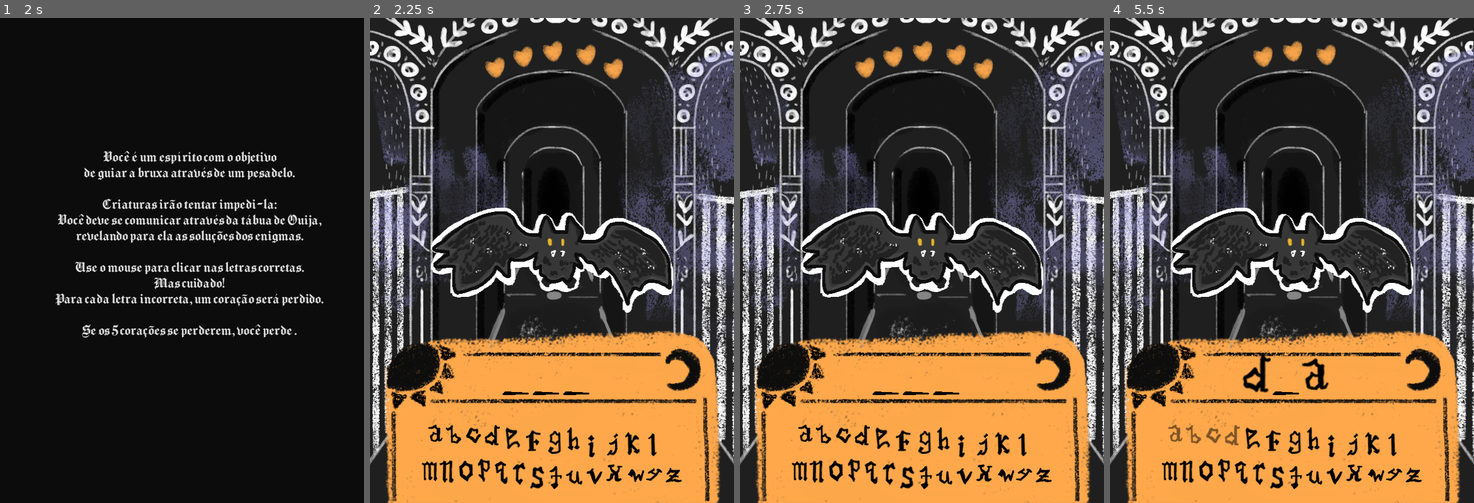
Above: before the commit, frames 1-4 (left to right).
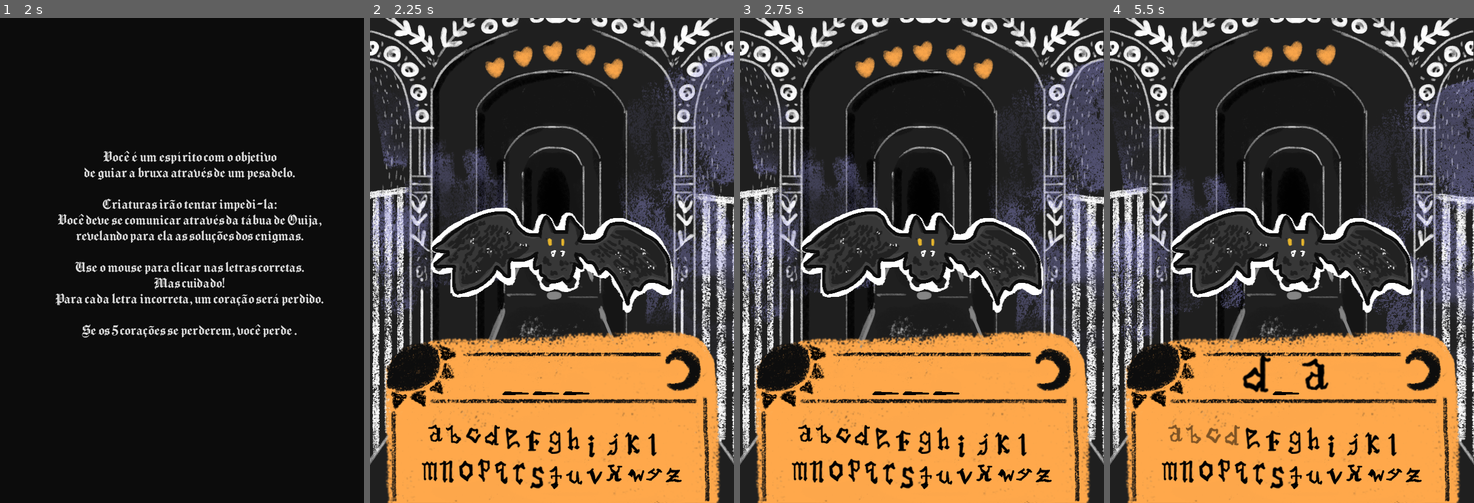
Above: after the commit, the same moments.

Repository: kcabra/ouija
Game: Godot game, scene res://scenes/title.tscn
The game is run twice, just before and just after one commit, with the same random seed, the same clock (stepped at 60 frames per second) and the same inputs.
Inputs (mouse positions are in pixels of both pictures, inside the frame that each line leads up to):
- Up to frame 1 (2 s): click (182, 381) at 0.5 s; click (182, 381) at 1.25 s
- Up to frame 2 (2.25 s): click (552, 381) at 2 s
- Up to frame 3 (2.75 s): no input
- Up to frame 4 (5.5 s): click (1175, 435) at 2.75 s; click (1193, 435) at 3.5 s; click (1211, 435) at 4.25 s; click (1230, 435) at 5 s

Frame 1 is identical in both runs. In frame 2, 4.1% of the frame differs, in the area x 0-100%, y 6-71%; in frame 3, 5.8%; in frame 4, 9.6%, in the area x 0-100%, y 6-73%.

Commit message:
added floating fog

Diff:
--- a/game.tscn
+++ b/game.tscn
@@ -38,13 +38,30 @@
 [ext_resource path="res://scenes/cards.tscn" type="PackedScene" id=36]
 
 [sub_resource type="GDScript" id=1]
+script/source = "extends Position2D
+
+var tween: Tween
+export var amplitude = 50
+var tempo = 0
+
+func _ready():
+	tween = Tween.new()
+	add_child(tween)
+	tween.repeat = true
+
+func _process(delta):
+	tempo += delta
+	$mist.position.y = sin(tempo*0.5) * amplitude
+	pass"
+
+[sub_resource type="GDScript" id=3]
 script/source = "extends Node2D
 
 func _ready():
 	for child in get_children():
 		child.connect(\"pressed\", get_parent(), \"reveal\", [child])"
 
-[sub_resource type="GDScript" id=2]
+[sub_resource type="GDScript" id=4]
 script/source = "extends Node2D
 
 onready var parent = get_parent()
@@ -115,14 +132,16 @@
 script = ExtResource( 1 )
 
 [node name="bg" type="Sprite" parent="."]
-editor/display_folded = true
 position = Vector2( 300, 400 )
 z_index = -1
 texture = ExtResource( 2 )
 
-[node name="mist" type="Sprite" parent="bg"]
+[node name="Position2D" type="Position2D" parent="bg"]
+position = Vector2( 0, -91 )
+script = SubResource( 1 )
+
+[node name="mist" type="Sprite" parent="bg/Position2D"]
 modulate = Color( 1, 1, 1, 0.498039 )
-position = Vector2( 0, -91 )
 texture = ExtResource( 3 )
 
 [node name="forca" type="Sprite" parent="."]
@@ -405,9 +424,10 @@
 stream = ExtResource( 35 )
 volume_db = -5.0
 autoplay = true
-script = SubResource( 5 )
+script = SubResource( 7 )
 
 [node name="CanvasLayer" type="CanvasLayer" parent="."]
+editor/display_folded = true
 layer = 2
 
 [node name="ColorRect" type="ColorRect" parent="CanvasLayer"]
Not shown: 6 places in game.tscn that only renumber resources
